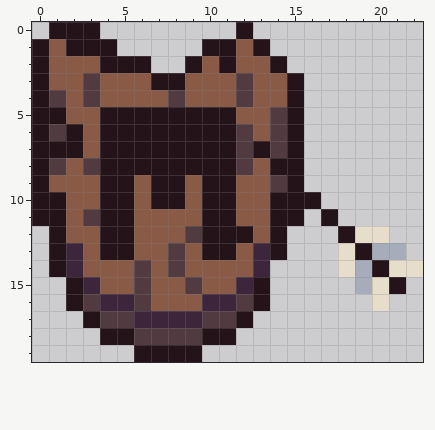
A pixel-art sprite gets an edit: assets/menu/botao_medio.png. Above is the file before it was changed.
The file is 23x20 pixels.
Now the later version:
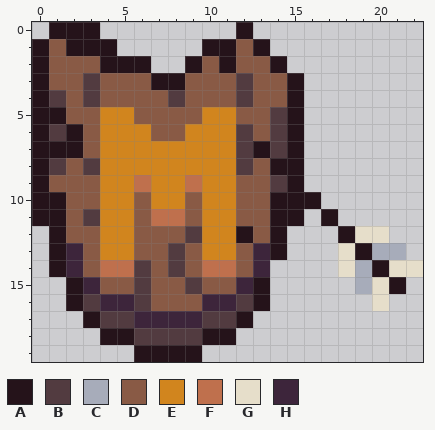
Palette (. is transparent): A #25131a  B #523b40  C #a7acba  D #895a45  E #d1851e  F #bf704d  G #e6deca  H #3d253b
Edits made:
y 5: x 4..11 AAAAAAAA -> EEDDDDEE
y 6: x 4..11 AAAAAAAA -> EEEDDEEE
y 7..8: x 4..11 AAAAAAAA -> EEEEEEEE
y 9: x 4..11 AADAADAA -> EEFEEFEE
y 10: x 4..5 AA -> EE; x 7..8 AA -> EE; x 10..11 AA -> EE
y 11: x 4..5 AA -> EE; x 7..8 DD -> FF; x 10..11 AA -> EE
y 12..13: x 4..5 AA -> EE; x 10..11 AA -> EE
y 14: x 4..5 DD -> FF; x 10..11 DD -> FF
